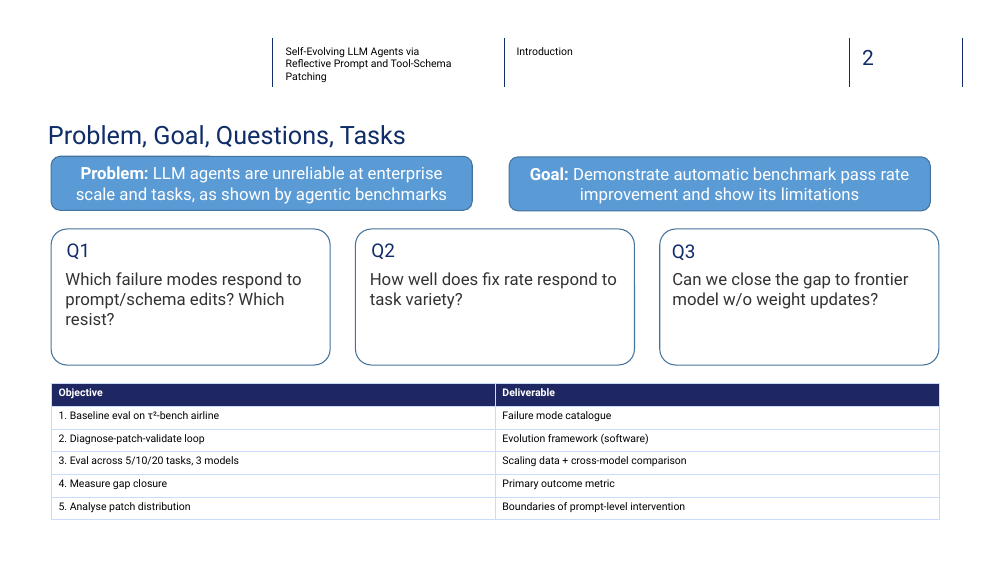
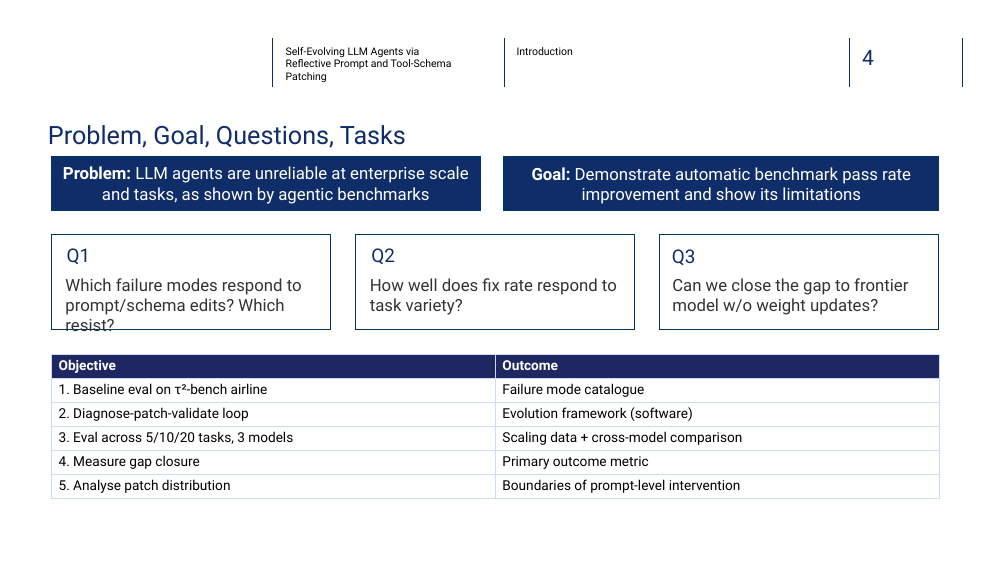
Before and after one commit to glebdementev/tau-evo, a slide deck: slide 4 of slides/defense.pptx (slide 5 before the commit). Drawn at 1008x567 pixels with LibreOffice and Linux fonts; fonts in the diff are those of the drawing; background and template pictures are left out. Boxes give left, top, right and bottom in pixels: in the first picture for what was removed or moved away, otherwise in the second. Text is boxed around its words. In the diff, an @@ line names an element or a change of style, - is before the commit and + after.

```diff
--- a/slides/defense.pptx
+++ b/slides/defense.pptx
@@ text at [862, 50, 874, 65]: text changed @@
-2
+4
@@ rounded rectangle "Problem: LLM agents are unreliable ...": place and size @@
-rounded rectangle "Problem: LLM agents are unreliable ..." at [51, 157, 473, 210]
+rounded rectangle "Problem: LLM agents are unreliable ..." at [51, 157, 481, 210]
@@ rounded rectangle "Problem: LLM agents are unreliable ..." at [51, 157, 481, 210]: fill #5B9BD5 to #0F2D69; outline #43739E 1 pt to #003663 1 pt; proportions changed @@
@@ rounded rectangle "Goal: Demonstrate automatic benchmark pass ..." at [504, 157, 939, 210]: fill #5B9BD5 to #0F2D69; outline #43739E 1 pt to #003663 1 pt; proportions changed @@
@@ rounded rectangle "Goal: Demonstrate automatic benchmark pass ...": place and size @@
-rounded rectangle "Goal: Demonstrate automatic benchmark pass ..." at [509, 157, 930, 210]
+rounded rectangle "Goal: Demonstrate automatic benchmark pass ..." at [504, 157, 939, 210]
@@ rounded rectangle: place and size @@
-rounded rectangle at [51, 229, 330, 365]
+rounded rectangle at [51, 234, 330, 330]
@@ rounded rectangle: place and size @@
-rounded rectangle at [355, 229, 634, 365]
+rounded rectangle at [355, 234, 634, 330]
@@ outline #43739E 1 pt to #003663 1 pt; proportions changed in 3 elements at [51, 234, 330, 330], [355, 234, 634, 330], [660, 234, 939, 330] @@
@@ rounded rectangle: place and size @@
-rounded rectangle at [660, 229, 939, 365]
+rounded rectangle at [660, 234, 939, 330]
@@ 6 texts: place and size @@
-6 texts at [65, 243, 908, 325]
+6 texts at [65, 248, 908, 331]
@@ table at [51, 355, 939, 498] @@
-row 1, column 2: Deliverable
+row 1, column 2: Outcome
@@ size 10 to 13 pt @@
@@ table: place and size @@
-table at [51, 383, 939, 520]
+table at [51, 355, 939, 498]
```
Also in this commit, not shown: 7 other slides changed, 7 slides added, 1 slide removed, 20 other files.
